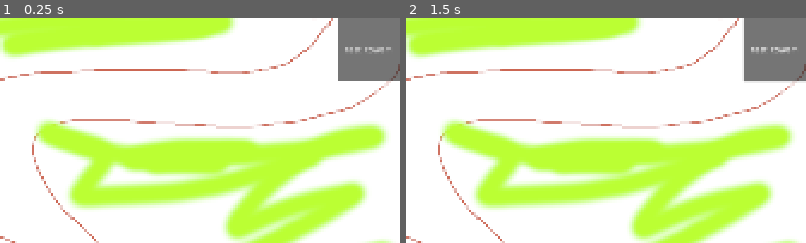
Above: before the commit, frames 1-2 (left to right).
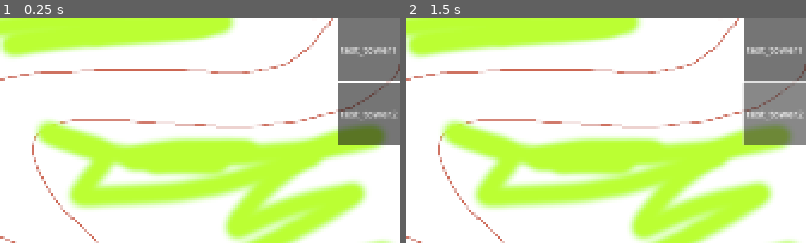
Above: after the commit, the same moments.

Repository: AstroFP/BrainRot-Tower-Defense
Game: Godot game, scene res://scenes/levels/test_level.tscn
Two runs of this game, one before a commit and one after it. Both use one fixed random seed, a clock stepped at 60 frames per second and the inputs below.
Inputs (mouse positions are % of the whole screen's width and height, from its top left):
- Up to frame 1 (0.25 s): no input
- Up to frame 2 (1.5 s): click "test_tower1" at 0.5 s; click (96, 21) at 1.25 s, where only the run after the commit has a clickable "test_tower2"
The pictures show only the part of the screen within x 50-100%, y 0-50%; the shares and areas given below are measured in that part.

The runs differ from the first frame. In frame 1, 4.5% of the frame differs, in the area x 84-100%, y 12-57%; in frame 2, 4.5%.

Commit message:
feat: Add UIManager and enhance tower selection functionality

Diff:
--- a/resources/test_tower.tres
+++ b/resources/test_tower.tres
@@ -5,9 +5,10 @@
 
 [resource]
 script = ExtResource("1_x3s63")
+name = "test tower"
 texture = ExtResource("2_m5euk")
 price = 0
 damage = 1
 pierce = 1
-attack_radius = 500.0
+attack_radius = 350.0
 metadata/_custom_type_script = "uid://dvdcvjd7do71g"
--- /dev/null
+++ b/resources/test_tower2.tres
@@ -0,0 +1,14 @@
+[gd_resource type="Resource" script_class="TowerStats" load_steps=3 format=3 uid="uid://qf4c6jiteyni"]
+
+[ext_resource type="Script" uid="uid://dvdcvjd7do71g" path="res://scripts/resources/tower_stats.gd" id="1_3geqb"]
+[ext_resource type="Texture2D" uid="uid://duyjhs74of41d" path="res://assets/sprites/Arch-Linux-Logo.png" id="2_vame7"]
+
+[resource]
+script = ExtResource("1_3geqb")
+name = "test tower 2"
+texture = ExtResource("2_vame7")
+price = 0
+damage = 1
+pierce = 1
+attack_radius = 500.0
+metadata/_custom_type_script = "uid://dvdcvjd7do71g"
--- a/scenes/levels/test_level.tscn
+++ b/scenes/levels/test_level.tscn
@@ -1,7 +1,8 @@
-[gd_scene load_steps=5 format=3 uid="uid://bncs3ty5546u5"]
+[gd_scene load_steps=6 format=3 uid="uid://bncs3ty5546u5"]
 
 [ext_resource type="Texture2D" uid="uid://txfxh2a7blna" path="res://assets/sprites/TestBackgroundSprite.png" id="1_yautc"]
 [ext_resource type="Script" uid="uid://813n1uieffou" path="res://scripts/game_manager.gd" id="2_yautc"]
+[ext_resource type="Script" uid="uid://dp3vwacdwcwb4" path="res://scripts/ui_manager.gd" id="4_v45ci"]
 [ext_resource type="Script" uid="uid://b8mfeebciipi4" path="res://scripts/tower_placement_manager.gd" id="5_48ne7"]
 
 [sub_resource type="Curve2D" id="Curve2D_86d4f"]
@@ -38,6 +39,7 @@
 anchor_bottom = 1.0
 grow_horizontal = 2
 grow_vertical = 2
+script = ExtResource("4_v45ci")
 
 [node name="VBoxContainer" type="VBoxContainer" parent="UICanvas/UI"]
 layout_mode = 1
@@ -53,10 +55,21 @@
 custom_minimum_size = Vector2(150, 150)
 layout_mode = 2
 mouse_filter = 1
-theme_override_font_sizes/font_size = 20
+theme_override_font_sizes/font_size = 24
 text = "test_tower1"
 
+[node name="Button2" type="Button" parent="UICanvas/UI/VBoxContainer"]
+z_index = -1
+custom_minimum_size = Vector2(150, 150)
+layout_mode = 2
+mouse_filter = 1
+theme_override_font_sizes/font_size = 24
+text = "test_tower2"
+
+[connection signal="selected_tower" from="UICanvas/UI" to="TowerPlacementManager" method="_on_ui_selected_tower"]
 [connection signal="mouse_entered" from="UICanvas/UI/VBoxContainer" to="TowerPlacementManager" method="_on_v_box_container_mouse_entered"]
 [connection signal="mouse_exited" from="UICanvas/UI/VBoxContainer" to="TowerPlacementManager" method="_on_v_box_container_mouse_exited"]
-[connection signal="button_down" from="UICanvas/UI/VBoxContainer/Button" to="TowerPlacementManager" method="_on_button_button_down"]
-[connection signal="pressed" from="UICanvas/UI/VBoxContainer/Button" to="TowerPlacementManager" method="_on_button_pressed"]
+[connection signal="button_down" from="UICanvas/UI/VBoxContainer/Button" to="UICanvas/UI" method="_on_button_button_down"]
+[connection signal="pressed" from="UICanvas/UI/VBoxContainer/Button" to="UICanvas/UI" method="_on_button_pressed"]
+[connection signal="button_down" from="UICanvas/UI/VBoxContainer/Button2" to="UICanvas/UI" method="_on_button_2_button_down"]
+[connection signal="pressed" from="UICanvas/UI/VBoxContainer/Button2" to="UICanvas/UI" method="_on_button_2_pressed"]
--- a/scripts/resources/tower_stats.gd
+++ b/scripts/resources/tower_stats.gd
@@ -1,6 +1,7 @@
 class_name TowerStats
 extends Resource
 
+@export var name: String
 @export var texture: Texture2D
 @export var price:= 0
 @export var damage:= 1
--- a/scripts/tower.gd
+++ b/scripts/tower.gd
@@ -15,6 +15,9 @@
 
 var colliding_towers:=[]
 
+var scale_factor := 0.15
+var min_scale_size := Vector2(128,128)
+
 func _ready():
 	# set attack radius
 	var attack_radius = CircleShape2D.new()
@@ -27,12 +30,21 @@
 
 	# set sprite texture
 	tower_sprite.texture = tower_stats.texture
-	#tower_sprite.scale = Vector2(.25,.25)
+
+	# rescale tower
+	var texture_size = tower_sprite.texture.get_size()
+	var desired_size = texture_size * scale_factor
+	if desired_size.x < min_scale_size.x || desired_size.y < min_scale_size.y:
+		var min_scale_x = min_scale_size.x / texture_size.x
+		var min_scale_y = min_scale_size.y / texture_size.y
+		tower_sprite.scale = Vector2(min_scale_x, min_scale_y)
+	else:
+		tower_sprite.scale = Vector2(scale_factor,scale_factor)
 
 	# set hitbox size
 	var hitbox_radius = CapsuleShape2D.new()
-	hitbox_radius.radius = tower_sprite.texture.get_size().x
-	hitbox_radius.height = tower_sprite.texture.get_size().y
+	hitbox_radius.radius = texture_size.x * tower_sprite.get_scale().x
+	hitbox_radius.height = texture_size.y * tower_sprite.get_scale().y
 	hitbox_collision_box.shape = hitbox_radius
 
 	# disable AI
@@ -49,6 +61,7 @@
 	set_process(true)
 	set_physics_process(true)
 	toggle_attack_range_display()
+
 
 func update_attak_range_display_size():
 	var texture_size = attack_range_display.get_texture().get_size()
--- a/scripts/tower_placement_manager.gd
+++ b/scripts/tower_placement_manager.gd
@@ -1,28 +1,34 @@
 class_name TowerPlacementManager
 extends Node2D
+
+# TODO:
+# Add collision to path
+# Add obstacle collision
+
+# *Add functionality to click on the placed towers (for now just to display attack range)
 
 @onready var camera_2d = $"../Camera2D"
 @onready var v_box_container = $"../UICanvas/UI/VBoxContainer"
 
-var tower : PackedScene = preload("res://scenes/tower.tscn")
-var tower_stats: TowerStats = preload("res://resources/test_tower.tres")
-
+# parameters and flags for screen input
 var is_touching_buy_menu := false
 var is_dragging := false
 var dragging_velocity := Vector2.ZERO
-
-var tower_selected = ""
-var spawned_tower: Tower
+var max_slow_distance := 400.0
+var min_dragging_speed_scale:= 0.2
 var touch_position: Vector2
 
-var max_slow_distance := 400.0
-var min_dragging_speed_scale:= 0.2
+# parameters and flag for tower spawning
+var tower : PackedScene = preload("res://scenes/tower.tscn")
+var tower_selected: TowerStats
+var spawned_tower: Tower
+var is_tower_ready_to_spawn = false
 
-# Called when the node enters the scene tree for the first time.
+
 func _ready():
 	pass
 
-# Called every frame. 'delta' is the elapsed time since the previous frame.
+
 func _process(delta):
 	if spawned_tower:
 		var dragging_speed_scale:float
@@ -41,16 +47,21 @@
 		if !is_dragging:
 			if spawned_tower.placement_state == 0:
 				spawned_tower.place_tower()
-				tower_selected = ""
+				tower_selected = null
 				spawned_tower = null
+
 
 func _input(event):
 	if event is InputEventScreenTouch || event is InputEventScreenDrag:
 		var pos = event.position
-		if v_box_container.get_global_rect().has_point(pos):
-			if spawned_tower:
-				spawned_tower.queue_free()
-				tower_selected = ""
+		is_touching_buy_menu = v_box_container.get_global_rect().has_point(pos)
+
+	if is_touching_buy_menu && spawned_tower:
+		spawned_tower.queue_free()
+		tower_selected = null
+
+	if is_tower_ready_to_spawn && !is_touching_buy_menu:
+		spawn_tower()
 
 	if event is InputEventScreenTouch:
 		is_dragging = event.is_pressed()
@@ -62,26 +73,16 @@
 		touch_position = event.position * get_canvas_transform() # this took me like an hour to figure out 🙃
 
 
-func _on_v_box_container_mouse_entered():
-	is_touching_buy_menu = true
-	print("mouse_entered")
+func _on_ui_selected_tower(tower):
+	tower_selected = tower
+	is_tower_ready_to_spawn = true
 
 
-
-func _on_v_box_container_mouse_exited():
-	is_touching_buy_menu = false
-	print("mouse_exited")
-	if tower_selected == "test_tower" && is_dragging:
+func spawn_tower():
+	if tower_selected && is_dragging:
 		print("Tower spawned!")
 		spawned_tower = tower.instantiate()
-		spawned_tower.tower_stats = tower_stats
+		spawned_tower.tower_stats = tower_selected
 		get_tree().root.add_child(spawned_tower)
 		spawned_tower.global_position = get_global_mouse_position()
-
-func _on_button_pressed():
-	tower_selected = "test_tower"
-
-
-func _on_button_button_down():
-	tower_selected = "test_tower"
-	print("btn down")
+		is_tower_ready_to_spawn = false
--- /dev/null
+++ b/scripts/ui_manager.gd
@@ -0,0 +1,29 @@
+class_name UIManager
+extends Control
+
+var test_tower_1 = preload("res://resources/test_tower.tres")
+var test_tower_2 = preload("res://resources/test_tower2.tres")
+
+signal selected_tower(tower: TowerStats)
+
+@onready var button = $VBoxContainer/Button
+@onready var button_2 = $VBoxContainer/Button2
+
+func _ready():
+	pass
+
+func _process(delta):
+	pass
+
+
+func _on_button_pressed():
+	emit_signal("selected_tower",test_tower_1)
+
+func _on_button_2_pressed():
+	emit_signal("selected_tower",test_tower_2)
+
+func _on_button_button_down():
+	emit_signal("selected_tower",test_tower_1)
+
+func _on_button_2_button_down():
+	emit_signal("selected_tower",test_tower_2)
Not shown, added: scripts/ui_manager.gd.uid
